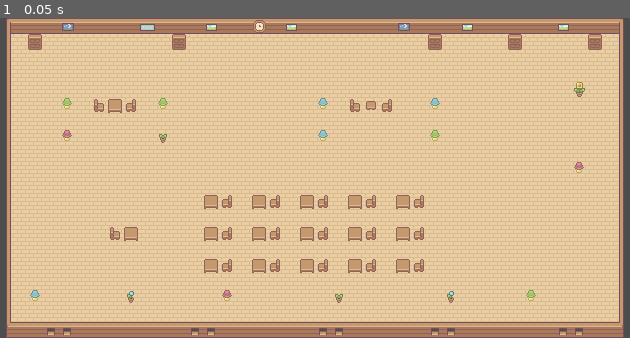
Above: before the commit, frame 1.
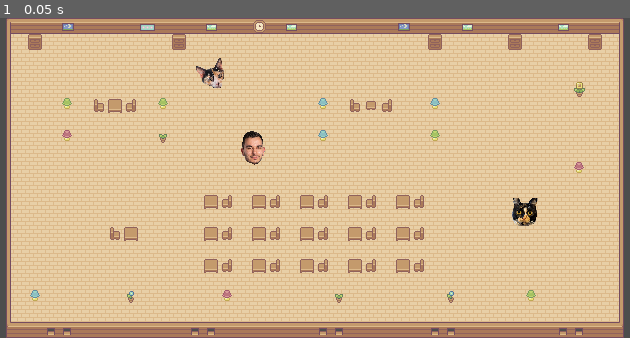
Above: after the commit, the same moment.

Repository: frostblooded/classroom_game
Game: Godot game, scene res://scenes/prototype.tscn
Two runs of this game, one before a commit and one after it. Both use one fixed random seed, a clock stepped at 60 frames per second and the inputs below.
Inputs:
- Up to frame 1 (0.05 s): no input

The runs differ from the first frame. In frame 1, 0.8% of the frame differs, in the area x 31-86%, y 12-65%.

Commit message:
Add my cats and me
We don't do anything for now

Diff:
--- /dev/null
+++ b/scenes/ati.tscn
@@ -0,0 +1,17 @@
+[gd_scene load_steps=3 format=3 uid="uid://b48evwuamw5xt"]
+
+[ext_resource type="Texture2D" uid="uid://djy22e5xt320x" path="res://assets/ati.png" id="1_xsbqq"]
+
+[sub_resource type="CircleShape2D" id="CircleShape2D_abqhh"]
+radius = 12.0
+
+[node name="Ati" type="StaticBody2D"]
+
+[node name="Sprite2D" type="Sprite2D" parent="."]
+position = Vector2(-4, -2)
+scale = Vector2(0.05, 0.05)
+texture = ExtResource("1_xsbqq")
+
+[node name="CollisionShape2D" type="CollisionShape2D" parent="."]
+position = Vector2(-1, 2)
+shape = SubResource("CircleShape2D_abqhh")
--- /dev/null
+++ b/scenes/cookie.tscn
@@ -0,0 +1,16 @@
+[gd_scene load_steps=3 format=3 uid="uid://fx6ukm7rlml3"]
+
+[ext_resource type="Texture2D" uid="uid://d0rh8yfgpn11w" path="res://assets/cookie.png" id="1_i5c4t"]
+
+[sub_resource type="CircleShape2D" id="CircleShape2D_abqhh"]
+radius = 13.0
+
+[node name="Cookie" type="StaticBody2D"]
+
+[node name="Sprite2D" type="Sprite2D" parent="."]
+scale = Vector2(0.05, 0.05)
+texture = ExtResource("1_i5c4t")
+
+[node name="CollisionShape2D" type="CollisionShape2D" parent="."]
+position = Vector2(-1, 2)
+shape = SubResource("CircleShape2D_abqhh")
--- /dev/null
+++ b/scenes/player.tscn
@@ -0,0 +1,14 @@
+[gd_scene load_steps=3 format=3 uid="uid://d14il7b6jkaxx"]
+
+[ext_resource type="Texture2D" uid="uid://bbajrh3r0fydh" path="res://assets/niki.png" id="1_3vyb7"]
+
+[sub_resource type="CapsuleShape2D" id="CapsuleShape2D_3vyb7"]
+
+[node name="Player" type="CharacterBody2D"]
+
+[node name="Sprite2D" type="Sprite2D" parent="."]
+scale = Vector2(0.05, 0.05)
+texture = ExtResource("1_3vyb7")
+
+[node name="CollisionShape2D" type="CollisionShape2D" parent="."]
+shape = SubResource("CapsuleShape2D_3vyb7")
--- a/scenes/prototype.tscn
+++ b/scenes/prototype.tscn
@@ -1,8 +1,11 @@
-[gd_scene load_steps=8 format=4 uid="uid://obc0is5lhhcw"]
+[gd_scene load_steps=11 format=4 uid="uid://obc0is5lhhcw"]
 
 [ext_resource type="Script" uid="uid://ch4cf2e2us4bi" path="res://scripts/prototype.gd" id="1_20kwy"]
 [ext_resource type="Texture2D" uid="uid://dsk864vkhfrvk" path="res://assets/tilesets/house_tileset.png" id="1_ixygg"]
 [ext_resource type="Texture2D" uid="uid://c7qe08304r6y0" path="res://assets/tilesets/furniture_tileset.png" id="3_nhfup"]
+[ext_resource type="PackedScene" uid="uid://d14il7b6jkaxx" path="res://scenes/player.tscn" id="4_sdrrl"]
+[ext_resource type="PackedScene" uid="uid://b48evwuamw5xt" path="res://scenes/ati.tscn" id="5_jmxw3"]
+[ext_resource type="PackedScene" uid="uid://fx6ukm7rlml3" path="res://scenes/cookie.tscn" id="6_whm2p"]
 
 [sub_resource type="TileSetAtlasSource" id="TileSetAtlasSource_20kwy"]
 resource_name = "House"
@@ -96,3 +99,12 @@
 [node name="FurnitureTileMapLayer" type="TileMapLayer" parent="."]
 tile_map_data = PackedByteArray("AAAGAAUAAAAEAAIAAAAHAAUAAAADAAMAAAAIAAUAAAAFAAIAAAAEAAAAAAACAAAAAAANAAAAAAABAAAAAAAZAA …(992 unchanged characters)…
 tile_set = SubResource("TileSet_sdrrl")
+
+[node name="Player" parent="." instance=ExtResource("4_sdrrl")]
+position = Vector2(258, 130)
+
+[node name="Ati" parent="." instance=ExtResource("5_jmxw3")]
+position = Vector2(219, 57)
+
+[node name="Cookie" parent="." instance=ExtResource("6_whm2p")]
+position = Vector2(530, 194)
Binary file added: assets/ati.png
Not shown, added: assets/ati.png.import
Binary file added: assets/cookie.png
Not shown, added: assets/cookie.png.import
Binary file added: assets/niki.png
Not shown, added: assets/niki.png.import
